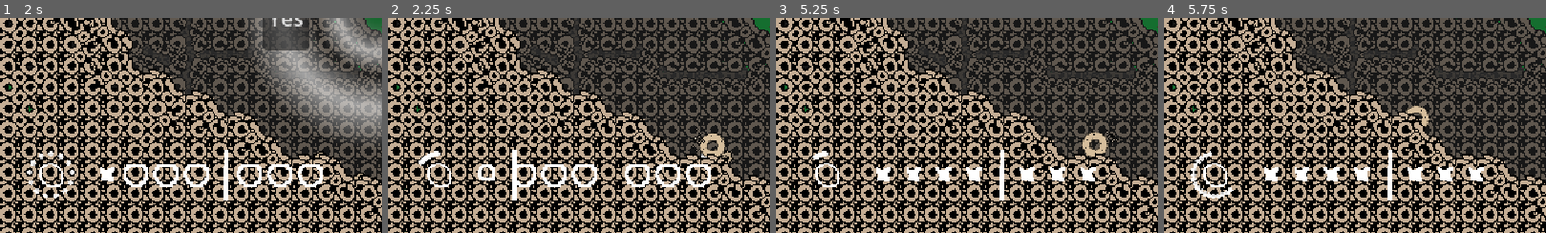
Above: before the commit, frames 1-4 (left to right).
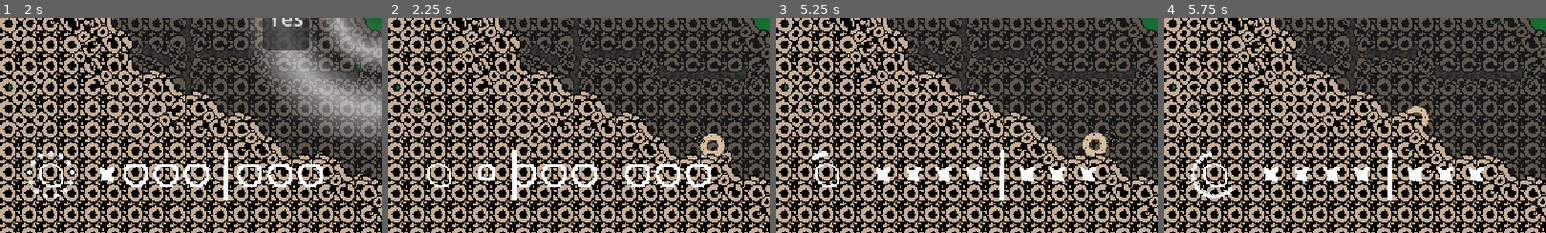
Above: after the commit, the same moments.

Repository: Roboticy3/GMTK2025
Game: Godot game, scene res://levels/test.tscn
Two runs of this game, one before a commit and one after it. Both use one fixed random seed, a clock stepped at 60 frames per second and the inputs below.
Inputs:
- Up to frame 1 (2 s): tap Enter (ui_accept) at 0.5, 0.77, 1.52 s; hold Right (ui_right) from 0.53 s (still down); tap Shift (grab) at 0.6, 1.55 s; tap Delete (delete) at 1.35 s
- Up to frame 2 (2.25 s): release Right (ui_right) at 2 s; click "Yes" at 2 s
- Up to frame 3 (5.25 s): hold Left (ui_left) 2.78-3.53 s; tap Shift (grab) at 2.85, 3.8, 4.55 s; hold Right (ui_right) 3.53-5.03 s; tap X (throw) at 3.6 s; tap Enter (ui_accept) at 3.77, 4.52 s; tap 1 at 4.35 s; hold Left (ui_left) from 5.03 s (still down); tap 2 at 5.1 s
- Up to frame 4 (5.75 s): keep holding Left (ui_left); tap Enter (ui_accept) at 5.27 s; tap Shift (grab) at 5.3 s
The pictures show only the part of the screen within x 0-50%, y 50-100%; the shares and areas given below are measured in that part.

Frame 1 is identical in both runs. In frame 2, 0.1% of the frame differs, in the area x 8-14%, y 61-69%; in frame 3, less than 0.1%; in frame 4, nothing differs.

Commit message:
Fix spear spawn probabilities

Diff:
--- a/game_manager.gd
+++ b/game_manager.gd
@@ -75,6 +75,9 @@
 
 func start():
 
+	cycle_timer.stop()
+	cycle_timer.reparent(self)
+
 	const START := preload("res://levels/cereal_graveyard/cereal_graveyard.tscn")
 	var old_scene := get_tree().current_scene
 	get_tree().change_scene_to_packed(START)
@@ -94,7 +97,8 @@
 	if reset: world_profile.all_deregister()
 	world_profile.all_reload(get_tree())
 
-	add_child(cycle_timer)
+	get_tree().current_scene.add_child(cycle_timer)
+	cycle_timer.start()
 
 #region spawnage
 
--- a/items/spooear/spooear_profile.tres
+++ b/items/spooear/spooear_profile.tres
@@ -5,5 +5,5 @@
 [resource]
 script = ExtResource("1_4e768")
 spawners = Dictionary[NodePath, int]({})
-age_probabilities = [0.15, 0.15, 0.15, 0.2, 0.2, 1.0]
+age_probabilities = [1.0, 0.01, 0.1, 1.0]
 metadata/_custom_type_script = "uid://uwu5h7oj401a"
